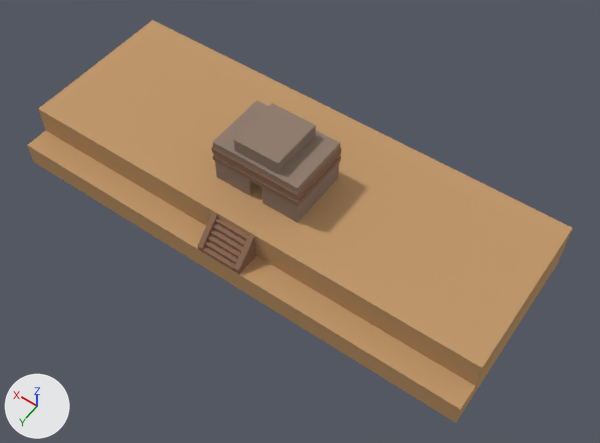
A saved change to the Blender file templeTop.blend.
One viewpoint serves both versions: a 50 mm lens placed at (-148.0, 149.0, 291.0), pointed at (-17.0, -36.0, 1.0). Arrows for +X, +Y and +Z are at lower left; the lights stay in place.

The older version as bpy lines, for what is in view:
```python
me_cube = bpy.data.meshes.new('Cube')
me_cube.from_pydata(...)  # 512 vertices, 499 faces; spans x -118.0..117.0, y -92.0..1.0, z -13.0..43.0
# faces by material slot: [173, 192, 134]
me_cube.materials.append(mat_temple1)  # brown #c2996d
me_cube.materials.append(mat_temple2)  # brown #8f6e59
me_cube.materials.append(mat_temple3)  # brown #927f72
ob_temple = bpy.data.objects.new('temple', me_cube)
ob_temple.location = (0.0, 0.0, 0.0)
```
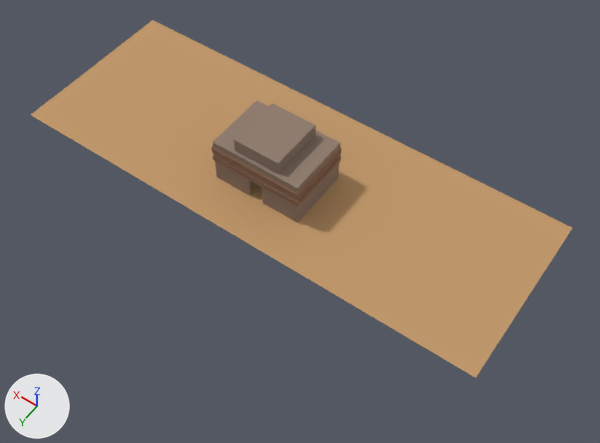
Where the change shows, as pixel boxes (x1, y1, x2, y2) in the pictures (600 x 443 px):
'temple', reshaped (11% shorter)
    before: (27, 20, 573, 423)
    after: (31, 20, 572, 378)
part 1 of me_cube, deleted (brown)
    before: (202, 217, 248, 272)
part 2 of me_cube, cut back
    before: (27, 90, 573, 423)
    after: (31, 90, 501, 378)

Patch to the scene script:
```diff
--- a/templeTop.blend.py
+++ b/templeTop.blend.py
@@ me_cube @@
 # used by ob_temple; location = (0.0, 0.0, 0.0)
-me_cube.from_pydata(...)  # 512 vertices, 499 faces; spans x -118.0..117.0, y -92.0..1.0, z -13.0..43.0
+me_cube.from_pydata(...)  # 328 vertices, 304 faces; spans x -118.0..117.0, y -92.0..-6.0, z 14.0..43.0
+# me_cube part 1: the loose piece of 68 vertices spanning x -9.0..9.0, y -11.0..1.0, z -1.0..11.0 is deleted
+# me_cube part 2
+# 126 vertices are removed from x -118.0..117.0, y -92.0..1.0, z -13.0..14.0
+# 138 faces are deleted
+# 10 new vertices lie (0.0, 21.0, 0.0) away from vertices in x -118.0..117.0, y -27.0, z 14.0
+# 9 new faces join them, mat_temple1 (brown #c2996d)
 me_cube.materials.append(mat_temple1)
```
